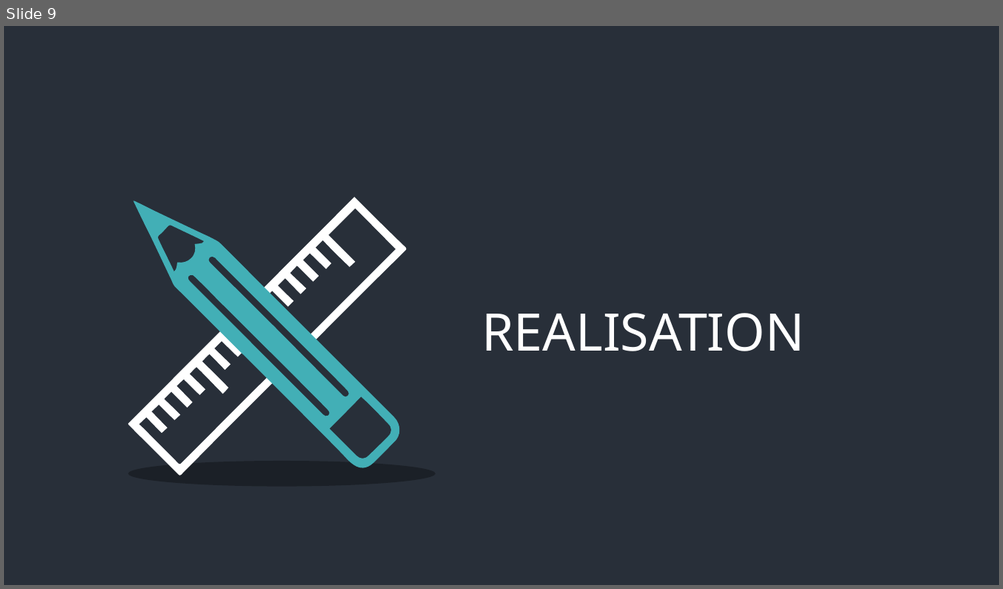
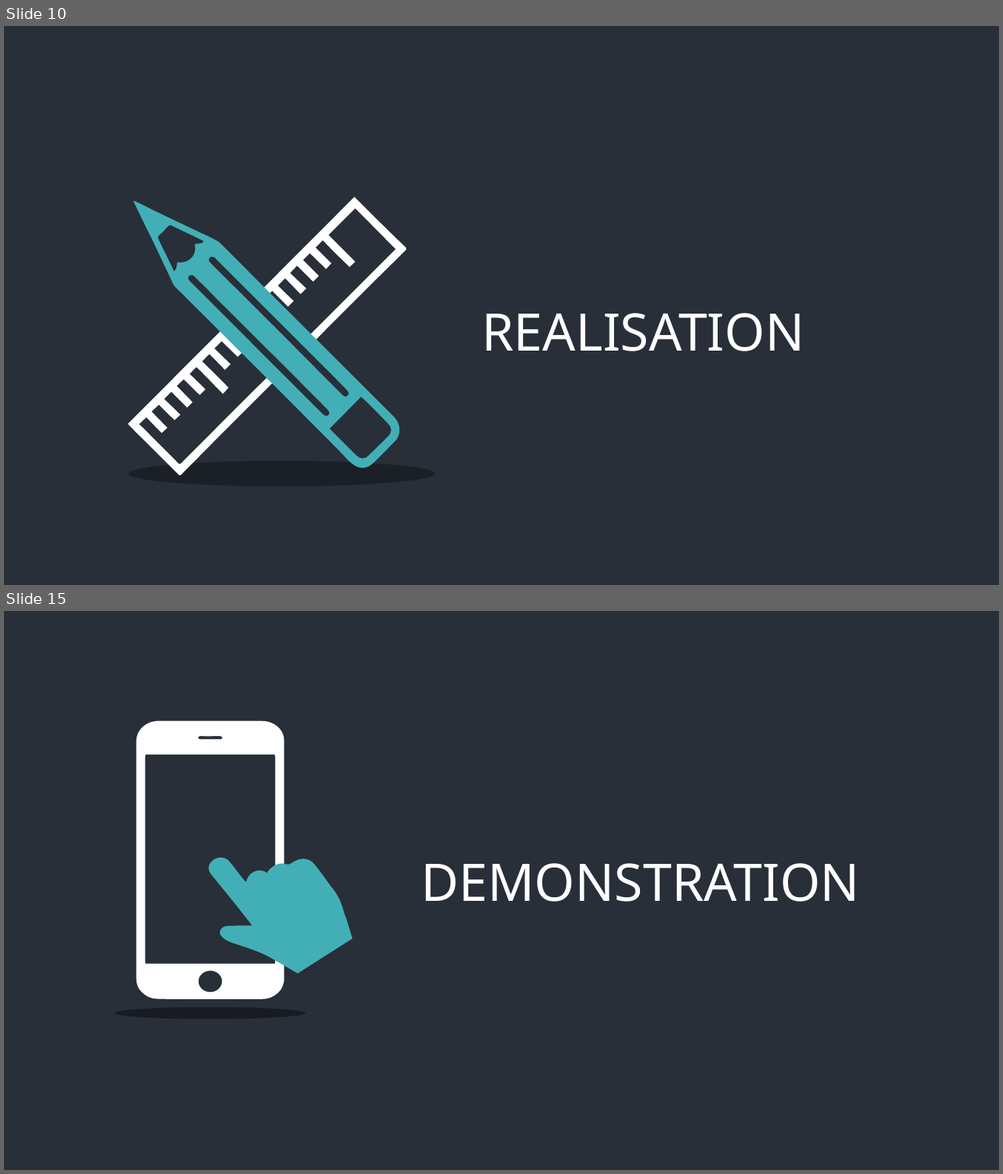
Before and after one commit to andry9995/pikla-driver, a slide deck: doc/présentation pikla.pptx. Shown one above the other, each under a label of ours: slide 9 before the commit, slides 10 and 15 after it; the slides between them are not shown. The pictures are 1003x589 and 1003x1174 pixels, drawn with LibreOffice and Linux fonts; fonts in the diff are those of the drawing. Boxes give left, top, right and bottom in pixels: in the first picture for what was removed or moved away, otherwise in the second. Text is boxed around its words. In the diff, an @@ line names an element or a change of style, - is before the commit and + after.

```diff
--- a/doc/présentation pikla.pptx
+++ b/doc/présentation pikla.pptx
@@ slide 15 added at [4, 611, 999, 1170], background #282F39 @@
@@ freeform shape added at [136, 721, 284, 999], fill #FFFFFF @@
@@ ellipse added at [170, 821, 269, 908], fill #282F39 @@
@@ freeform shape added at [177, 820, 249, 894], fill #CB1B4A @@
@@ freeform shape added at [207, 857, 353, 974], fill #42AFB6 @@
@@ text added at [421, 863, 859, 902], 50 pt, text #FFFFFF @@
+DEMONSTRATION
@@ ellipse added at [114, 1008, 305, 1020], fill #000000 at 40% opacity @@
@@ what was slide 9 is now slide 10 @@
```
Also in this commit, not shown: 4 slides changed, 8 other slides added, 1 slide removed, 1 other file.
